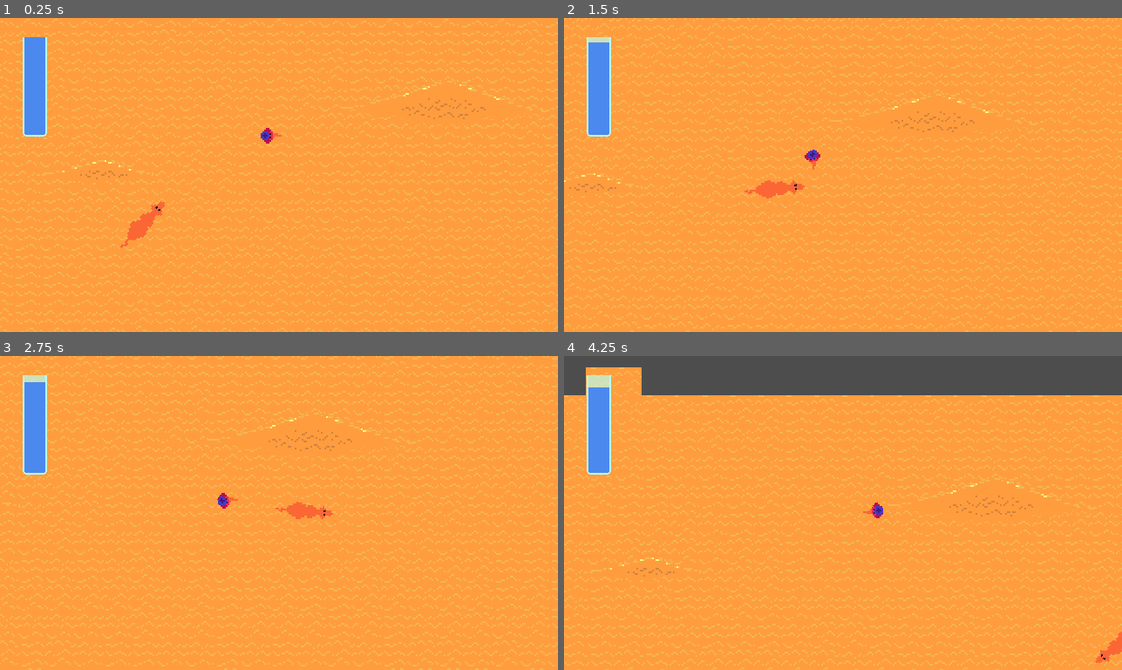
Above: before the commit, frames 1-4 (two rows, left to right).
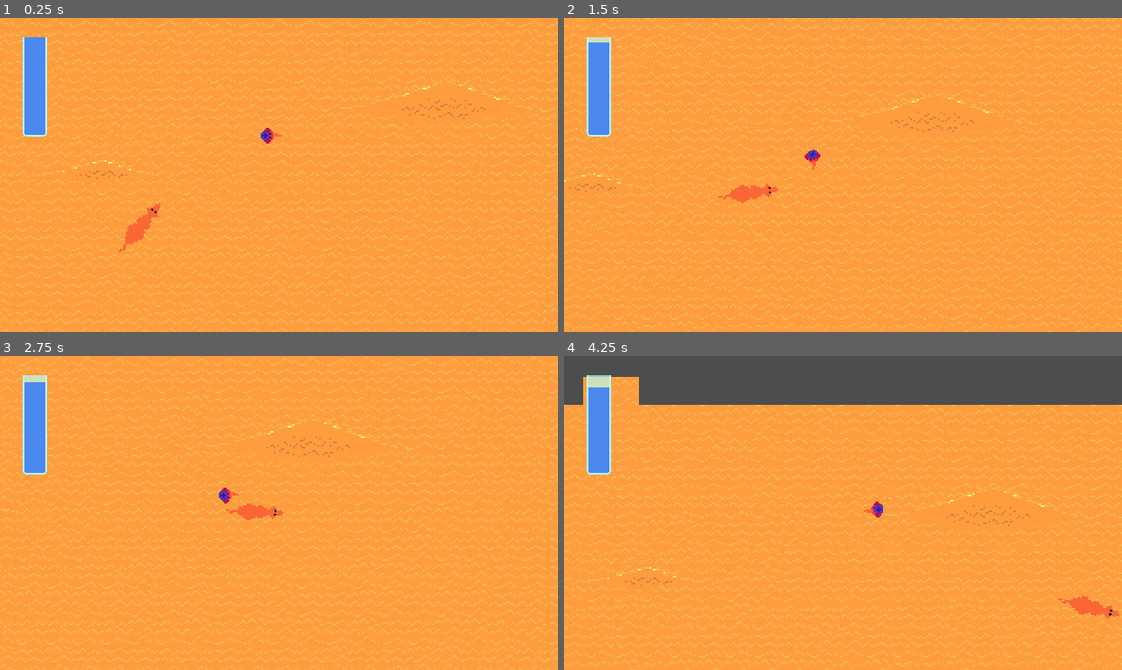
Above: after the commit, the same moments.

Repository: UHSGDC/alfred-the-dipping-bird
Game: Godot game, scene res://scenes/oasis/oasis_minigame.tscn
Two runs of this game, one before a commit and one after it. Both use one fixed random seed, a clock stepped at 60 frames per second and the inputs below. This scene is started directly instead of the project's main scene.
Inputs:
- Up to frame 1 (0.25 s): no input
- Up to frame 2 (1.5 s): tap Enter (minigame_tester_reinstance) at 0.5 s; hold D (right) 0.53-1.28 s; tap Space (interact) at 0.6 s; hold S (down) from 1.28 s (still down); tap Backspace (minigame_tester_end) at 1.35 s
- Up to frame 3 (2.75 s): release S (down) at 2.03 s; hold D (right) from 2.03 s (still down); hold Enter (minigame_tester_reinstance) from 2.03 s (still down)
- Up to frame 4 (4.25 s): release D (right) at 2.78 s; release Enter (minigame_tester_reinstance) at 2.78 s; hold W (up) 2.78-3.53 s; tap Space (interact) at 2.85 s; hold A (left) from 3.53 s (still down); hold Backspace (minigame_tester_end) from 3.53 s (still down)

The runs differ from the first frame. In frame 1, 0.2% of the frame differs, in the area x 21-30%, y 58-75%; in frame 2, 0.4%; in frame 3, 0.9%; in frame 4, 4.0%, in the area x 0-100%, y 3-98%.

Commit message:
Update camel_path_follow.tscn
- changed speed to 60

Diff:
--- a/scenes/oasis/camel_path_follow.tscn
+++ b/scenes/oasis/camel_path_follow.tscn
@@ -3,6 +3,34 @@
 [ext_resource type="Script" path="res://scripts/oasis/camel_path_follow.gd" id="1_brk7h"]
 [ext_resource type="Texture2D" uid="uid://u4y1pe668xod" path="res://assets/oasis/camel.png" id="2_03oim"]
 [ext_resource type="Script" path="res://scripts/oasis/camel.gd" id="2_igg5s"]
+
+[sub_resource type="Animation" id="Animation_37ke6"]
+resource_name = "RESET"
+length = 0.001
+tracks/0/type = "value"
+tracks/0/imported = false
+tracks/0/enabled = true
+tracks/0/path = NodePath("Sprite2D:scale")
+tracks/0/interp = 1
+tracks/0/loop_wrap = true
+tracks/0/keys = {
+"times": PackedFloat32Array(0),
+"transitions": PackedFloat32Array(1),
+"update": 0,
+"values": [Vector2(1, 1)]
+}
+tracks/1/type = "value"
+tracks/1/imported = false
+tracks/1/enabled = true
+tracks/1/path = NodePath("Sprite2D:rotation")
+tracks/1/interp = 1
+tracks/1/loop_wrap = true
+tracks/1/keys = {
+"times": PackedFloat32Array(0),
+"transitions": PackedFloat32Array(1),
+"update": 0,
+"values": [0.0]
+}
 
 [sub_resource type="Animation" id="Animation_letxq"]
 resource_name = "walk"
@@ -33,34 +61,6 @@
 "values": [0.0, -0.0872665, 0.0872665, 0.0]
 }
 
-[sub_resource type="Animation" id="Animation_37ke6"]
-resource_name = "RESET"
-length = 0.001
-tracks/0/type = "value"
-tracks/0/imported = false
-tracks/0/enabled = true
-tracks/0/path = NodePath("Sprite2D:scale")
-tracks/0/interp = 1
-tracks/0/loop_wrap = true
-tracks/0/keys = {
-"times": PackedFloat32Array(0),
-"transitions": PackedFloat32Array(1),
-"update": 0,
-"values": [Vector2(1, 1)]
-}
-tracks/1/type = "value"
-tracks/1/imported = false
-tracks/1/enabled = true
-tracks/1/path = NodePath("Sprite2D:rotation")
-tracks/1/interp = 1
-tracks/1/loop_wrap = true
-tracks/1/keys = {
-"times": PackedFloat32Array(0),
-"transitions": PackedFloat32Array(1),
-"update": 0,
-"values": [0.0]
-}
-
 [sub_resource type="AnimationLibrary" id="AnimationLibrary_nofdw"]
 _data = {
 "RESET": SubResource("Animation_37ke6"),
@@ -70,8 +70,10 @@
 [node name="CamelPathFollow" type="PathFollow2D"]
 texture_filter = 1
 script = ExtResource("1_brk7h")
+speed = 60.0
 
 [node name="Camel" type="StaticBody2D" parent="." groups=["camel"]]
+z_index = -1
 collision_layer = 3
 script = ExtResource("2_igg5s")
 
